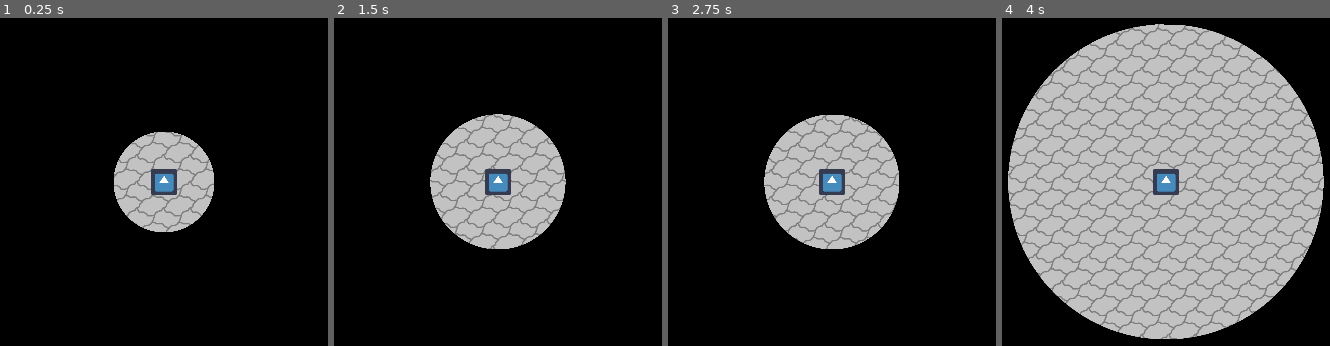
Above: before the commit, frames 1-4 (left to right).
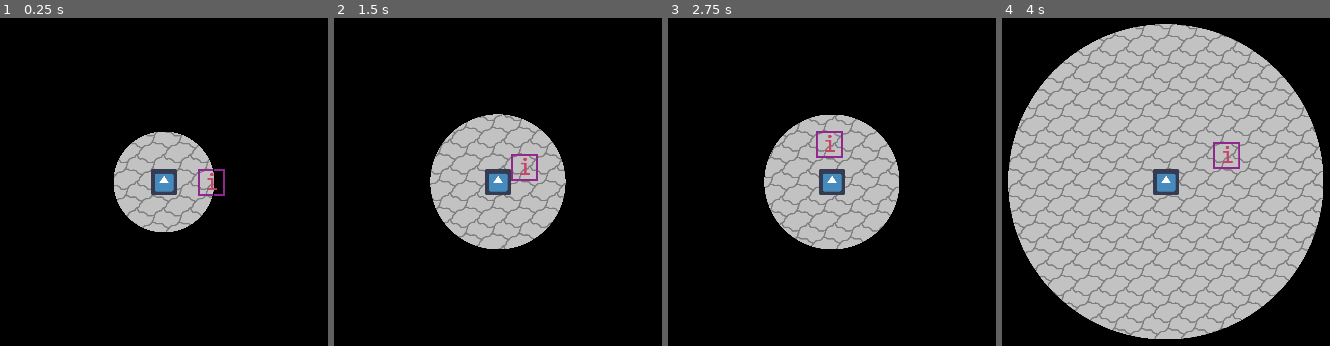
Above: after the commit, the same moments.

Repository: Team-JEDI/GodotWildJam16
Game: Godot game, scene res://scenes/LevelTemplate.tscn
Same seed, same stepped clock (60 frames per second), same inputs: the game is played once before the commit and once after it. The engine's default icon, where the game draws it, is replaced by a stand-in: a white triangle on a blue panel in a dark square.
Inputs:
- Up to frame 1 (0.25 s): no input
- Up to frame 2 (1.5 s): hold Right (move_right) 0.53-1.28 s; tap E (interact, bound only after the commit) at 0.6 s; hold Down (move_down) from 1.28 s (still down); tap Shift (sprint) at 1.35 s
- Up to frame 3 (2.75 s): tap E (interact, bound only after the commit) at 1.55, 2.1 s; release Down (move_down) at 2.03 s; hold Right (move_right) from 2.03 s (still down)
- Up to frame 4 (4 s): release Right (move_right) at 2.78 s; hold Up (move_up) 2.78-3.53 s; tap E (interact, bound only after the commit) at 2.85, 3.8 s; hold Left (move_left) from 3.53 s (still down); hold Shift (sprint) from 3.53 s (still down)

The runs differ from the first frame. In frame 1, 0.2% of the frame differs, in the area x 60-69%, y 46-55%; in frame 2, 4.1%; in frame 3, 4.0%; in frame 4, 22%, in the area x 1-99%, y 1-98%.

Commit message:
added Interactable Object and Events

Diff:
--- a/game/project.godot
+++ b/game/project.godot
@@ -24,6 +24,10 @@
 run/main_scene="res://scenes/LevelTemplate.tscn"
 boot_splash/bg_color=Color( 0, 0, 0, 1 )
 config/icon="res://icon.png"
+
+[autoload]
+
+Events="*res://scripts/Events.gd"
 
 [display]
 
@@ -65,6 +69,11 @@
 "events": [ Object(InputEventKey,"resource_local_to_scene":false,"resource_name":"","device":0,"alt":false,"shift":false,"control":false,"meta":false,"command":false,"pressed":false,"scancode":16777237,"unicode":0,"echo":false,"script":null)
  ]
 }
+interact={
+"deadzone": 0.5,
+"events": [ Object(InputEventKey,"resource_local_to_scene":false,"resource_name":"","device":0,"alt":false,"shift":false,"control":false,"meta":false,"command":false,"pressed":false,"scancode":69,"unicode":0,"echo":false,"script":null)
+ ]
+}
 
 [rendering]
 
--- /dev/null
+++ b/game/scenes/Interactable.tscn
@@ -0,0 +1,30 @@
+[gd_scene load_steps=6 format=2]
+
+[ext_resource path="res://scripts/Interactable.gd" type="Script" id=1]
+[ext_resource path="res://assets/textures/temp_interactable.png" type="Texture" id=2]
+[ext_resource path="res://sounds/temp_interactable_snd.wav" type="AudioStream" id=3]
+
+[sub_resource type="RectangleShape2D" id=1]
+extents = Vector2( 31.4465, 31.7115 )
+
+[sub_resource type="RectangleShape2D" id=2]
+extents = Vector2( 59.7316, 57.5583 )
+
+[node name="Interactable" type="StaticBody2D"]
+script = ExtResource( 1 )
+
+[node name="Sprite" type="Sprite" parent="."]
+texture = ExtResource( 2 )
+
+[node name="CollisionShape2D" type="CollisionShape2D" parent="."]
+shape = SubResource( 1 )
+
+[node name="InteractionArea" type="Area2D" parent="."]
+collision_layer = 2
+collision_mask = 2
+
+[node name="CollisionShape2D" type="CollisionShape2D" parent="InteractionArea"]
+shape = SubResource( 2 )
+
+[node name="AudioStreamPlayer2D" type="AudioStreamPlayer2D" parent="."]
+stream = ExtResource( 3 )
--- a/game/scenes/LevelTemplate.tscn
+++ b/game/scenes/LevelTemplate.tscn
@@ -1,17 +1,21 @@
-[gd_scene load_steps=4 format=2]
+[gd_scene load_steps=5 format=2]
 
-[ext_resource path="res://scenes/Player.tscn" type="PackedScene" id=1]
+[ext_resource path="res://assets/textures/darkness_material.tres" type="Material" id=1]
 [ext_resource path="res://assets/textures/temp_tileset.tres" type="TileSet" id=2]
-[ext_resource path="res://assets/textures/darkness_material.tres" type="Material" id=3]
+[ext_resource path="res://scenes/Player.tscn" type="PackedScene" id=3]
+[ext_resource path="res://scenes/Interactable.tscn" type="PackedScene" id=4]
 
 [node name="Level" type="Node2D"]
-material = ExtResource( 3 )
+material = ExtResource( 1 )
 
 [node name="TileMap" type="TileMap" parent="."]
-material = ExtResource( 3 )
+material = ExtResource( 1 )
 tile_set = ExtResource( 2 )
 format = 1
 tile_data = PoolIntArray( -786423, 0, 0, -786422, 0, 0, -786421, 0, 0, -655384, 0, 0, -655383, 0, 0, -655382, 0, 0, -65 …(23611 unchanged characters)…
 
-[node name="Character" parent="." instance=ExtResource( 1 )]
+[node name="Character" parent="." instance=ExtResource( 3 )]
 position = Vector2( 524.847, 359.266 )
+
+[node name="Interactable" parent="." instance=ExtResource( 4 )]
+position = Vector2( 638.424, 360.567 )
--- a/game/scenes/Player.tscn
+++ b/game/scenes/Player.tscn
@@ -1,19 +1,20 @@
 [gd_scene load_steps=5 format=2]
 
-[ext_resource path="res://icon.png" type="Texture" id=1]
-[ext_resource path="res://scripts/Player.gd" type="Script" id=2]
+[ext_resource path="res://scripts/Player.gd" type="Script" id=1]
+[ext_resource path="res://icon.png" type="Texture" id=2]
 [ext_resource path="res://assets/textures/light_mask.png" type="Texture" id=3]
 
 [sub_resource type="RectangleShape2D" id=1]
 extents = Vector2( 32, 32 )
 
 [node name="Character" type="KinematicBody2D"]
-script = ExtResource( 2 )
+collision_layer = 3
+script = ExtResource( 1 )
 
 [node name="AnimatedSprite" type="AnimatedSprite" parent="."]
 
 [node name="TemporarySprite" type="Sprite" parent="."]
-texture = ExtResource( 1 )
+texture = ExtResource( 2 )
 
 [node name="CollisionShape2D" type="CollisionShape2D" parent="."]
 shape = SubResource( 1 )
--- /dev/null
+++ b/game/scripts/Events.gd
@@ -0,0 +1,4 @@
+extends Node
+
+signal item_pickup
+signal item_destroy
--- /dev/null
+++ b/game/scripts/Interactable.gd
@@ -0,0 +1,18 @@
+extends StaticBody2D
+
+func _process(delta):
+	var overlapping_bodies : Array = $InteractionArea.get_overlapping_bodies()
+	if overlapping_bodies.size() > 0 and Input.is_action_just_pressed("interact"):
+		for body in overlapping_bodies:
+			if body.name == "Character": # change to == "Player" or whatever the name ends up being
+				print("Interacting with %s" % name)
+				$AudioStreamPlayer2D.play() # might need several, such as in open/close door
+				# do the interaction things!
+
+func _send_item_to_player():
+	pass
+	# Events.emit_signal("item_pickup", "item name")
+
+func _take_item_from_player():
+	pass
+	# Events.emit_signal("item_destroy", "item name")
Binary file added: game/assets/textures/temp_interactable.png
Not shown, added: game/assets/textures/temp_interactable.png.import
Not shown, added: game/sounds/temp_interactable_snd.wav.import
Not shown, added: game/sounds/temp_interactable_snd.wav
